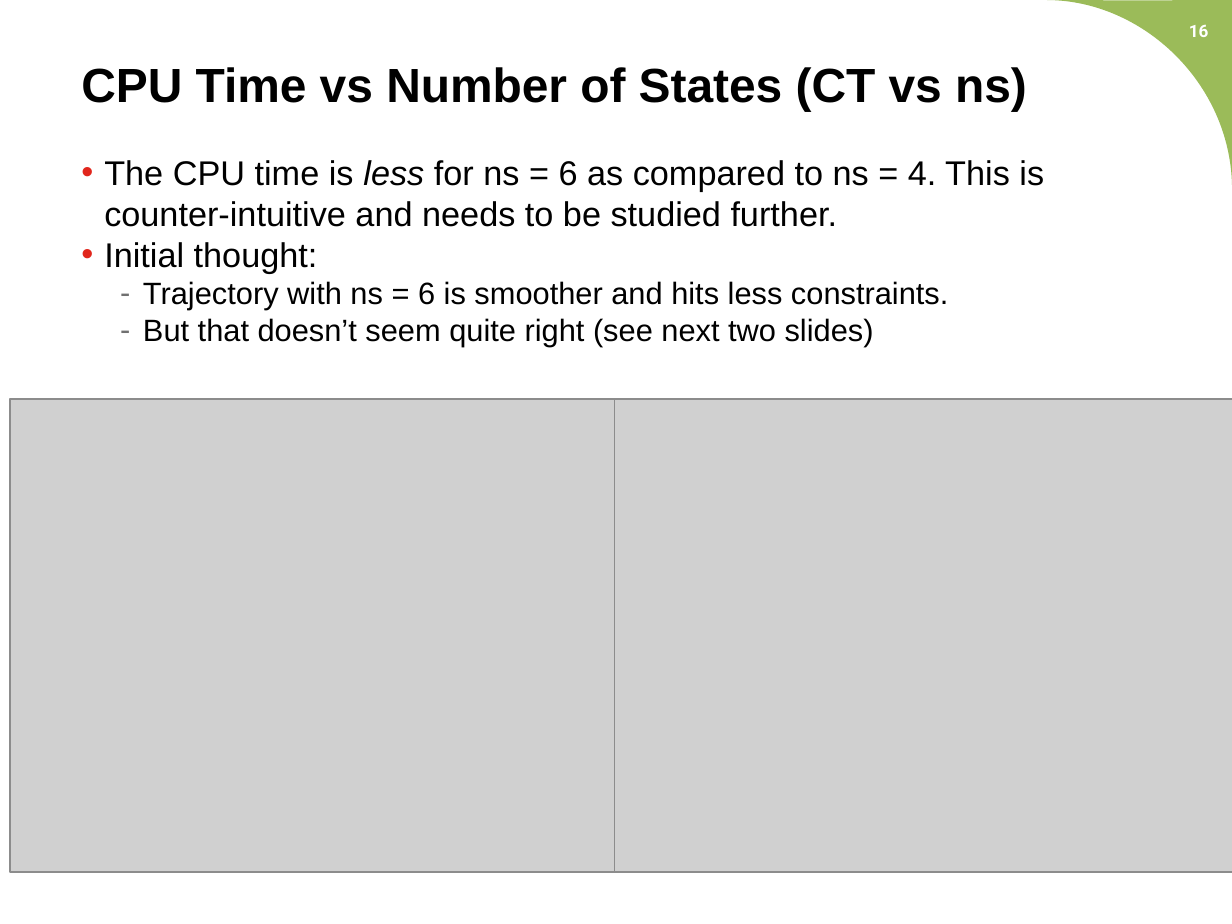
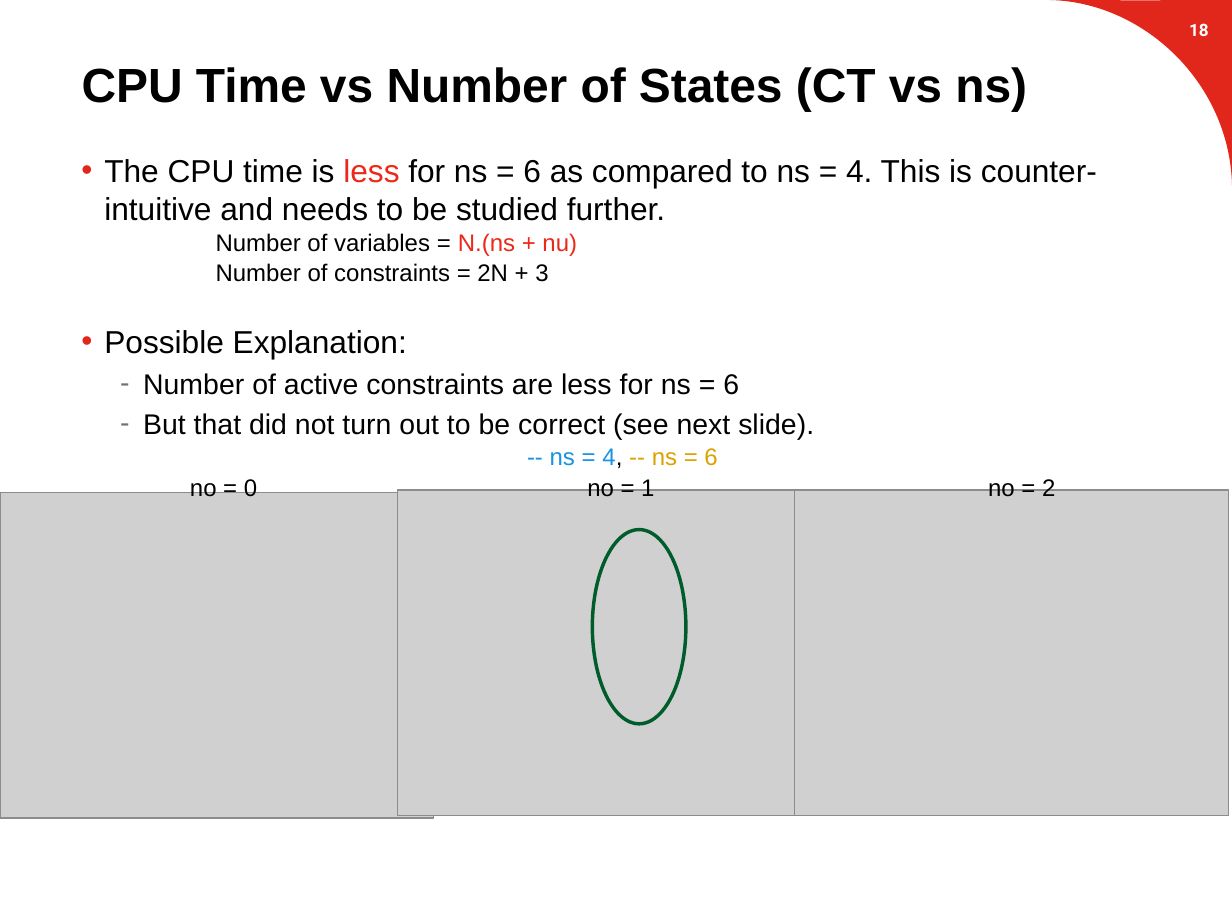
Before and after one commit to suvoganguli/GIG-MPC-Laplacian, a slide deck: slide 19 of 2D Results.pptx (slide 16 before the commit). Drawn at 1232x924 pixels with LibreOffice and Linux fonts; fonts in the diff are those of the drawing; grey boxes stand for pictures; background and template pictures are left out. Boxes give left, top, right and bottom in pixels: in the first picture for what was removed or moved away, otherwise in the second. Text is boxed around its words. In the diff, an @@ line names an element or a change of style, - is before the commit and + after.

```diff
--- a/2D Results.pptx
+++ b/2D Results.pptx
@@ freeform shape at bbox=[1047, 0, 1232, 185]: fill #9BBB59 to #E1261C @@
@@ page number at bbox=[1189, 23, 1209, 36]: text changed @@
-16
+18
@@ text at bbox=[104, 159, 1097, 221]: size 20 to 18.5 pt in "The CPU time is less for ns ..."; text colour #000000 to #EB2819, italic off in "less"; more space between paragraphs @@
@@ text added at bbox=[216, 233, 577, 256], 14 pt, text #000000 @@
+Number of variables = N.(ns + nu)
@@ text added at bbox=[216, 263, 548, 282], 14 pt, text #000000 @@
+Number of constraints = 2N + 3
@@ text at bbox=[104, 330, 814, 439]: text changed; size 18 to 16.6 pt @@
-• Initial thought:
-  – Trajectory with ns = 6 is smoother and hits less constraints.
-  – But that doesn’t seem quite right (see next two slides)
+• Possible Explanation:
+  – Number of active constraints are less for ns = 6
+  – But that did not turn out to be correct (see next slide).
@@ picture removed at bbox=[10, 399, 641, 872] @@
@@ picture removed at bbox=[615, 399, 1232, 872] @@
@@ text added at bbox=[550, 448, 717, 468], 14 pt, text #1792E5 @@
+-- ns = 4, -- ns = 6
@@ text added at bbox=[190, 477, 257, 497], 14 pt, text #000000 @@
+no = 0
@@ text added at bbox=[587, 477, 654, 497], 14 pt, text #000000 @@
+no = 1
@@ text added at bbox=[988, 476, 1055, 497], 14 pt, text #000000 @@
+no = 2
@@ picture added at bbox=[0, 493, 434, 818] @@
@@ picture added at bbox=[398, 490, 832, 816] @@
@@ picture added at bbox=[795, 490, 1228, 816] @@
@@ ellipse added at bbox=[593, 530, 686, 724], outline #005C2A 2 pt @@
```
Also in this commit, not shown: 18 other slides changed, 5 slides added, 2 slides removed.
